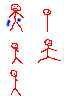
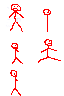
The second 64 x 96 image is a revision of the first. Changes to its layers:
painted on "player.png" over [5, 7, 22, 27]
